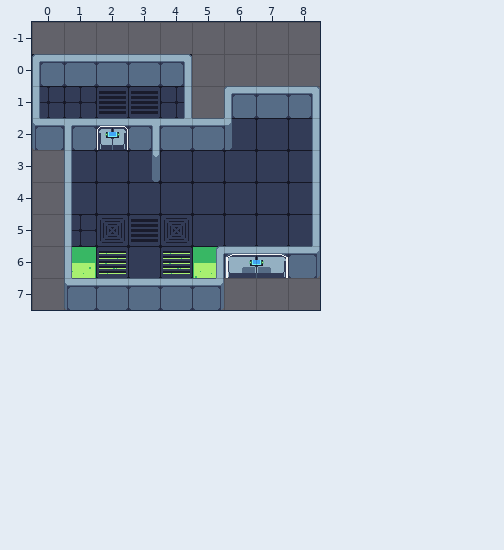
Tiled map, stored at assets/maps/start.tmx. The picture above was drawn from the file before the commit.
Cells are 32x32 px. Shown: x 0..8, y -1..7.
New version:
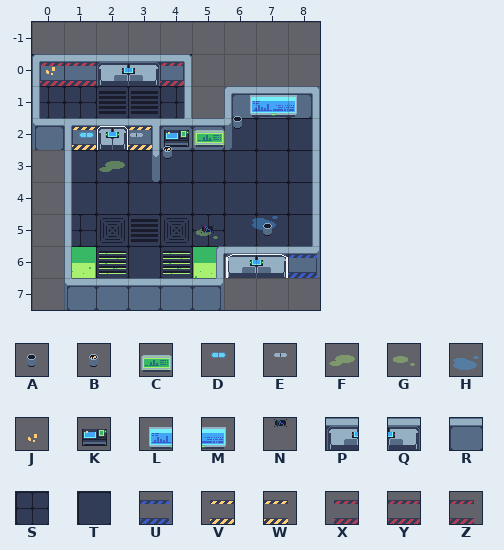
Key: from "props": A 0, B 1, C 7, D 13, E 14, F 24, G 25, H 28, J 37, K 58, L 98, M 99, N 203 flipped up-down, P 384, Q 385; from "textures": R 5, S 70, T 71, U 394, V 446, W 452, X 462, Y 465, Z 468.
_ is an empty cell.
Objects are placed by their top-left corner, in cells (3,4 is the top-left corner of cell 3,4); size is 1x1 cell unless given.
Tiles of an added or newly shown layer are drawn over the layers below it.
Edits made:
Layer "background":
y 5: x 5 T -> S
Layer "walls":
y 0: x 2..3 RR -> PQ
Layer "decoration" (added):
y 0: x 0..1 __ -> XY; x 4 _ -> Z
y 2: x 1 _ -> V; x 3 _ -> W
y 6: x 8 _ -> U
Layer "decoration_objects" (added):
added: J at 0.1,-0.1
added: L at 6.5,1
added: M at 7.5,1
added: A at 5.9,1.6
added: K at 4,2
added: C at 5,2
added: D at 1.2,2.2
added: E at 2.8,2.2
added: B at 3.8,2.6
added: F at 2,3
added: H at 6.8,4.7
added: A at 6.9,5
added: G at 5,5.1
added: N at 5,5.3
